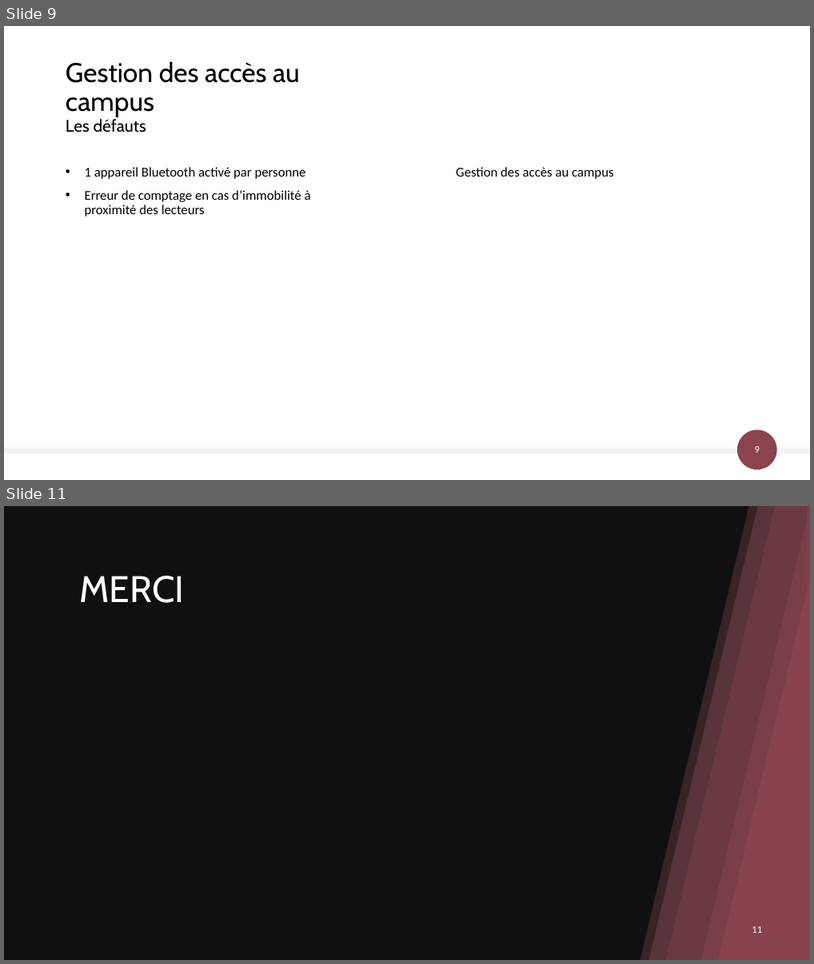
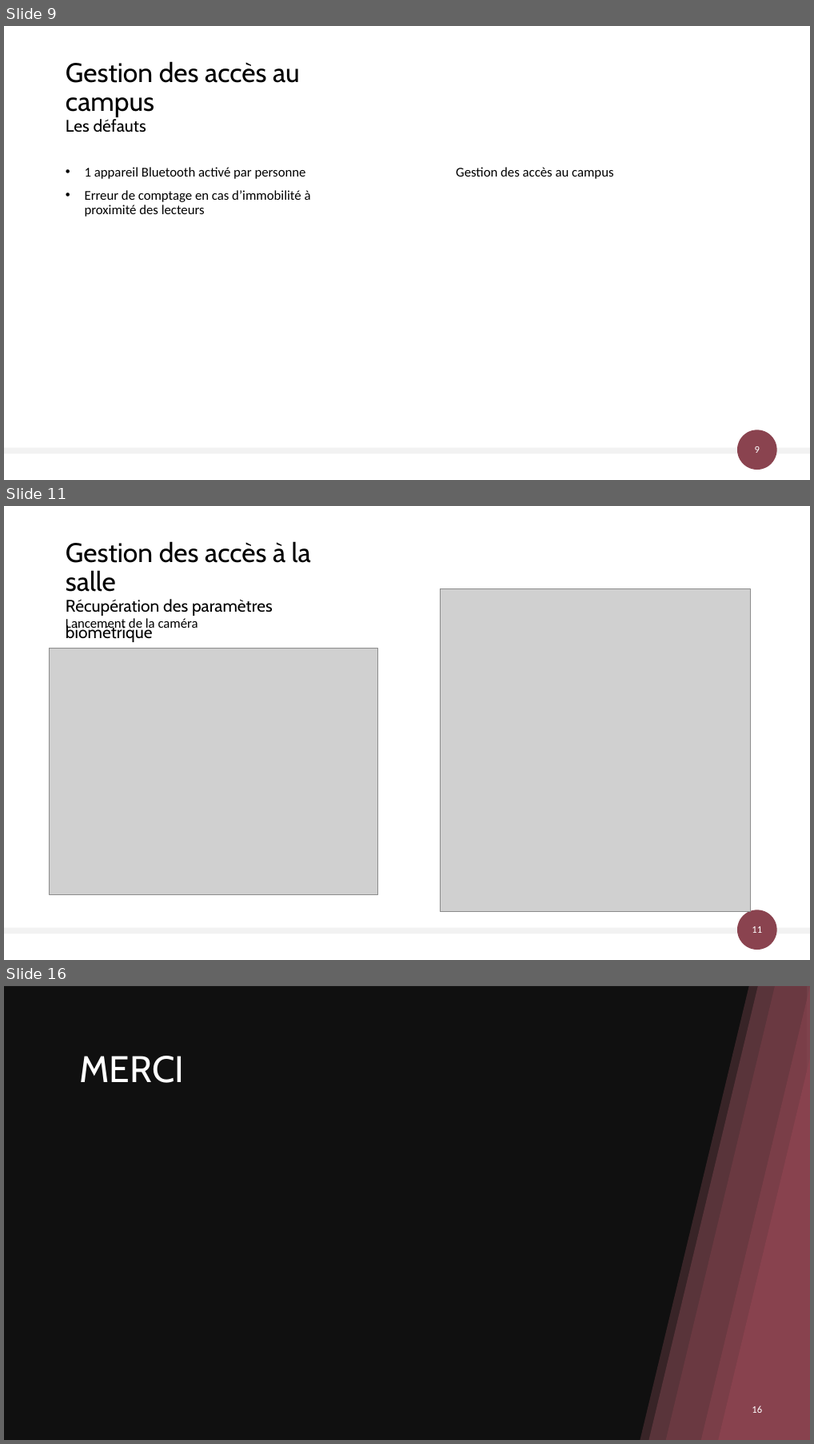
Before and after one commit to AlexandreSaxemard/GestionAccesBatiment, a slide deck: Docs/Gestion des accès au bâtiment.pptx. Shown one above the other, each under a label of ours: slides 9 and 11 before the commit, slides 9, 11 and 16 after it; the slides between them are not shown. The pictures are 814x964 and 814x1444 pixels, drawn with LibreOffice and Linux fonts; fonts in the diff are those of the drawing; grey boxes stand for pictures; background and template pictures are left out; a plain dark background stands for a picture behind light text. Boxes give left, top, right and bottom in pixels: in the first picture for what was removed or moved away, otherwise in the second. Text is boxed around its words. In the diff, an @@ line names an element or a change of style, - is before the commit and + after.

```diff
--- a/Docs/Gestion des accès au bâtiment.pptx
+++ b/Docs/Gestion des accès au bâtiment.pptx
@@ slide 11 added at (4, 506, 810, 960), background #FFFFFF; not listed: 3 template elements that a slide beside it also shows @@
@@ title added at (66, 541, 311, 642), 20 pt, text #000000 @@
+Gestion des accès à la salle
+Récupération des paramètres biométrique
@@ picture added at (441, 589, 750, 912) @@
@@ text added at (66, 618, 198, 632), 16 pt, text #000000 @@
+Lancement de la caméra
@@ picture added at (49, 648, 378, 894) @@
@@ what was slide 11 is now slide 16 @@
@@ page number at (752, 1405, 762, 1412): text changed @@
-11
+16
```
Also in this commit, not shown: 4 other slides added.
